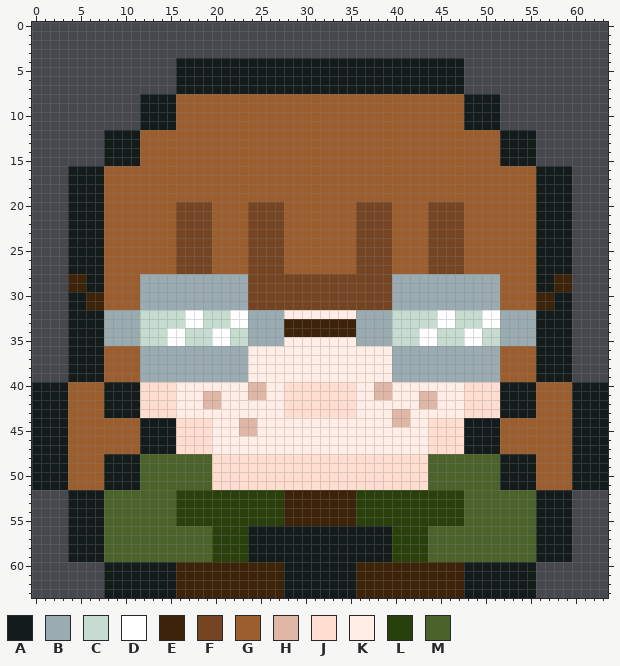
One commit to this pixel-art sprite: graphics/npcs/laura/move/1.png. The picture above is the old version.
The file is 64x64 pixels.
Palette (. is transparent): A #141b1b  B #9babb2  C #c7dcd0  D #ffffff  E #3d2309  F #754523  G #9c5e2f  H #e0b7a6  J #ffded1  K #ffede6  L #2a400c  M #4b632a
Pixels before (only the part around the change), first column x 0:
 0 ................................................................
 1 ................................................................
 2 ................................................................
 3 ................................................................
 4 ................AAAAAAAAAAAAAAAAAAAAAAAAAAAAAAAA................
 5 ................AAAAAAAAAAAAAAAAAAAAAAAAAAAAAAAA................
 6 ................AAAAAAAAAAAAAAAAAAAAAAAAAAAAAAAA................
 7 ................AAAAAAAAAAAAAAAAAAAAAAAAAAAAAAAA................
 8 ............AAAAGGGGGGGGGGGGGGGGGGGGGGGGGGGGGGGGAAAA............
 9 ............AAAAGGGGGGGGGGGGGGGGGGGGGGGGGGGGGGGGAAAA............
10 ............AAAAGGGGGGGGGGGGGGGGGGGGGGGGGGGGGGGGAAAA............
11 ............AAAAGGGGGGGGGGGGGGGGGGGGGGGGGGGGGGGGAAAA............
12 ........AAAAGGGGGGGGGGGGGGGGGGGGGGGGGGGGGGGGGGGGGGGGAAAA........
13 ........AAAAGGGGGGGGGGGGGGGGGGGGGGGGGGGGGGGGGGGGGGGGAAAA........
14 ........AAAAGGGGGGGGGGGGGGGGGGGGGGGGGGGGGGGGGGGGGGGGAAAA........
15 ........AAAAGGGGGGGGGGGGGGGGGGGGGGGGGGGGGGGGGGGGGGGGAAAA........
16 ....AAAAGGGGGGGGGGGGGGGGGGGGGGGGGGGGGGGGGGGGGGGGGGGGGGGGAAAA....
17 ....AAAAGGGGGGGGGGGGGGGGGGGGGGGGGGGGGGGGGGGGGGGGGGGGGGGGAAAA....
18 ....AAAAGGGGGGGGGGGGGGGGGGGGGGGGGGGGGGGGGGGGGGGGGGGGGGGGAAAA....
19 ....AAAAGGGGGGGGGGGGGGGGGGGGGGGGGGGGGGGGGGGGGGGGGGGGGGGGAAAA....
20 ....AAAAGGGGGGGGFFFFGGGGFFFFGGGGGGGGFFFFGGGGFFFFGGGGGGGGAAAA....
21 ....AAAAGGGGGGGGFFFFGGGGFFFFGGGGGGGGFFFFGGGGFFFFGGGGGGGGAAAA....
22 ....AAAAGGGGGGGGFFFFGGGGFFFFGGGGGGGGFFFFGGGGFFFFGGGGGGGGAAAA....
23 ....AAAAGGGGGGGGFFFFGGGGFFFFGGGGGGGGFFFFGGGGFFFFGGGGGGGGAAAA....
24 ....AAAAGGGGGGGGFFFFGGGGFFFFGGGGGGGGFFFFGGGGFFFFGGGGGGGGAAAA....
25 ....AAAAGGGGGGGGFFFFGGGGFFFFGGGGGGGGFFFFGGGGFFFFGGGGGGGGAAAA....
26 ....AAAAGGGGGGGGFFFFGGGGFFFFGGGGGGGGFFFFGGGGFFFFGGGGGGGGAAAA....
27 ....AAAAGGGGGGGGFFFFGGGGFFFFGGGGGGGGFFFFGGGGFFFFGGGGGGGGAAAA....
28 ....EEAAGGGGBBBBBBBBBBBBFFFFFFFFFFFFFFFFBBBBBBBBBBBBGGGGAAEE....
29 ....EEAAGGGGBBBBBBBBBBBBFFFFFFFFFFFFFFFFBBBBBBBBBBBBGGGGAAEE....
30 ....AAEEGGGGBBBBBBBBBBBBFFFFFFFFFFFFFFFFBBBBBBBBBBBBGGGGEEAA....
31 ....AAEEGGGGBBBBBBBBBBBBFFFFFFFFFFFFFFFFBBBBBBBBBBBBGGGGEEAA....
32 ....AAAABBBBCCCCCDDCCCDDBBBBKKKKKKKKBBBBCCCCCDDCCCDDBBBBAAAA....
33 ....AAAABBBBCCCCCDDCCCDDBBBBEEEEEEEEBBBBCCCCCDDCCCDDBBBBAAAA....
34 ....AAAABBBBCCCDDCCCDDCCBBBBEEEEEEEEBBBBCCCDDCCCDDCCBBBBAAAA....
35 ....AAAABBBBCCCDDCCCDDCCBBBBKKKKKKKKBBBBCCCDDCCCDDCCBBBBAAAA....
36 ....AAAAGGGGBBBBBBBBBBBBKKKKKKKKKKKKKKKKBBBBBBBBBBBBGGGGAAAA....
37 ....AAAAGGGGBBBBBBBBBBBBKKKKKKKKKKKKKKKKBBBBBBBBBBBBGGGGAAAA....
38 ....AAAAGGGGBBBBBBBBBBBBKKKKKKKKKKKKKKKKBBBBBBBBBBBBGGGGAAAA....
39 ....AAAAGGGGBBBBBBBBBBBBKKKKKKKKKKKKKKKKBBBBBBBBBBBBGGGGAAAA....
40 AAAAGGGGAAAAJJJJKKKKKKKKHHKKJJJJJJJJKKHHKKKKKKKKJJJJAAAAGGGGAAAA
41 AAAAGGGGAAAAJJJJKKKHHKKKHHKKJJJJJJJJKKHHKKKHHKKKJJJJAAAAGGGGAAAA
42 AAAAGGGGAAAAJJJJKKKHHKKKKKKKJJJJJJJJKKKKKKKHHKKKJJJJAAAAGGGGAAAA
43 AAAAGGGGAAAAJJJJKKKKKKKKKKKKJJJJJJJJKKKKHHKKKKKKJJJJAAAAGGGGAAAA
44 AAAAGGGGGGGGAAAAJJJJKKKHHKKKKKKKKKKKKKKKHHKKJJJJAAAAGGGGGGGGAAAA
45 AAAAGGGGGGGGAAAAJJJJKKKHHKKKKKKKKKKKKKKKKKKKJJJJAAAAGGGGGGGGAAAA
46 AAAAGGGGGGGGAAAAJJJJKKKKKKKKKKKKKKKKKKKKKKKKJJJJAAAAGGGGGGGGAAAA
47 AAAAGGGGGGGGAAAAJJJJKKKKKKKKKKKKKKKKKKKKKKKKJJJJAAAAGGGGGGGGAAAA
48 AAAAGGGGAAAAMMMMMMMMJJJJJJJJJJJJJJJJJJJJJJJJMMMMMMMMAAAAGGGGAAAA
49 AAAAGGGGAAAAMMMMMMMMJJJJJJJJJJJJJJJJJJJJJJJJMMMMMMMMAAAAGGGGAAAA
50 AAAAGGGGAAAAMMMMMMMMJJJJJJJJJJJJJJJJJJJJJJJJMMMMMMMMAAAAGGGGAAAA
51 AAAAGGGGAAAAMMMMMMMMJJJJJJJJJJJJJJJJJJJJJJJJMMMMMMMMAAAAGGGGAAAA
52 ....AAAAMMMMMMMMLLLLLLLLLLLLEEEEEEEELLLLLLLLLLLLMMMMMMMMAAAA....
53 ....AAAAMMMMMMMMLLLLLLLLLLLLEEEEEEEELLLLLLLLLLLLMMMMMMMMAAAA....
54 ....AAAAMMMMMMMMLLLLLLLLLLLLEEEEEEEELLLLLLLLLLLLMMMMMMMMAAAA....
55 ....AAAAMMMMMMMMLLLLLLLLLLLLEEEEEEEELLLLLLLLLLLLMMMMMMMMAAAA....
56 ....AAAAMMMMMMMMMMMMLLLLAAAAAAAAAAAAAAAALLLLMMMMMMMMMMMMAAAA....
57 ....AAAAMMMMMMMMMMMMLLLLAAAAAAAAAAAAAAAALLLLMMMMMMMMMMMMAAAA....
58 ....AAAAMMMMMMMMMMMMLLLLAAAAAAAAAAAAAAAALLLLMMMMMMMMMMMMAAAA....
59 ....AAAAMMMMMMMMMMMMLLLLAAAAAAAAAAAAAAAALLLLMMMMMMMMMMMMAAAA....
60 ........AAAAAAAAEEEEEEEEEEEEAAAAAAAAEEEEEEEEEEEEAAAAAAAA........
61 ........AAAAAAAAEEEEEEEEEEEEAAAAAAAAEEEEEEEEEEEEAAAAAAAA........
62 ........AAAAAAAAEEEEEEEEEEEEAAAAAAAAEEEEEEEEEEEEAAAAAAAA........
63 ........AAAAAAAAEEEEEEEEEEEEAAAAAAAAEEEEEEEEEEEEAAAAAAAA........
Once edited:
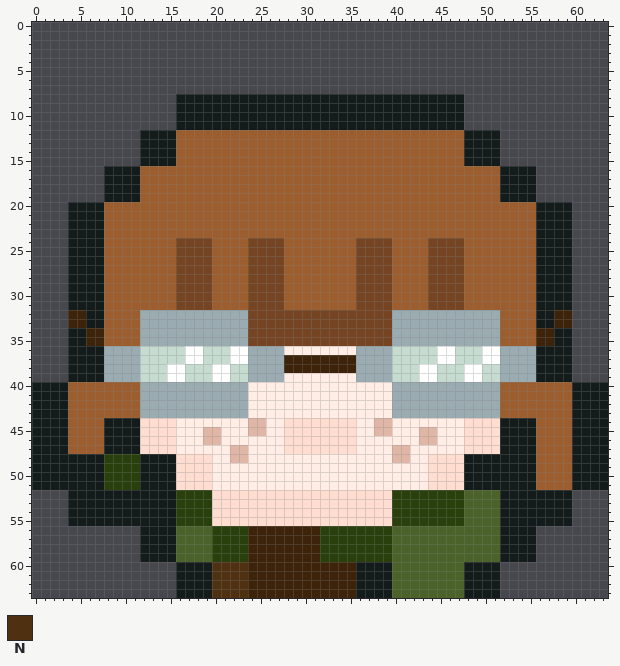
Colours new in this view: N #4f3011
Diff:
Changed rows in their new state; - is an unchanged pixel.
first column x 4:
 4 ------------................................------------
 5 ------------................................------------
 6 ------------................................------------
 7 ------------................................------------
 8 --------....AAAAAAAAAAAAAAAAAAAAAAAAAAAAAAAA....--------
 9 --------....AAAAAAAAAAAAAAAAAAAAAAAAAAAAAAAA....--------
10 --------....AAAAAAAAAAAAAAAAAAAAAAAAAAAAAAAA....--------
11 --------....AAAAAAAAAAAAAAAAAAAAAAAAAAAAAAAA....--------
12 ----....AAAA--------------------------------AAAA....----
13 ----....AAAA--------------------------------AAAA....----
14 ----....AAAA--------------------------------AAAA....----
15 ----....AAAA--------------------------------AAAA....----
16 ....AAAA----------------------------------------AAAA....
17 ....AAAA----------------------------------------AAAA....
18 ....AAAA----------------------------------------AAAA....
19 ....AAAA----------------------------------------AAAA....
20 ------------GGGG----GGGG--------GGGG----GGGG------------
21 ------------GGGG----GGGG--------GGGG----GGGG------------
22 ------------GGGG----GGGG--------GGGG----GGGG------------
23 ------------GGGG----GGGG--------GGGG----GGGG------------
first column x 4:
28 AA------GGGGFFFFGGGG----GGGGGGGG----GGGGFFFFGGGG------AA
29 AA------GGGGFFFFGGGG----GGGGGGGG----GGGGFFFFGGGG------AA
30 --AA----GGGGFFFFGGGG----GGGGGGGG----GGGGFFFFGGGG----AA--
31 --AA----GGGGFFFFGGGG----GGGGGGGG----GGGGFFFFGGGG----AA--
32 EE--GGGGBBBBBBBBBBBBFFFFFFFFFFFFFFFFBBBBBBBBBBBBGGGG--EE
33 EE--GGGGBBBBBBBBBBBBFFFFFFFFFFFFFFFFBBBBBBBBBBBBGGGG--EE
34 --EEGGGGBBBBBBBBBBBBFFFFFFFFFFFFFFFFBBBBBBBBBBBBGGGGEE--
35 --EEGGGGBBBBBBBBBBBBFFFFFFFFFFFFFFFFBBBBBBBBBBBBGGGGEE--
36 ----BBBBCCCCCDDCCCDDBBBB--------BBBBCCCCCDDCCCDDBBBB----
37 ----BBBBCCCCCDDCCCDDBBBBEEEEEEEEBBBBCCCCCDDCCCDDBBBB----
38 ----BBBBCCCDDCCCDDCCBBBBEEEEEEEEBBBBCCCDDCCCDDCCBBBB----
39 ----BBBBCCCDDCCCDDCCBBBB--------BBBBCCCDDCCCDDCCBBBB----
40 ----GGGGBBBBBBBBBBBBKK--KKKKKKKK--KKBBBBBBBBBBBBGGGG----
41 ----GGGGBBBBBBBBBBBBKK--KKKKKKKK--KKBBBBBBBBBBBBGGGG----
42 ----GGGGBBBBBBBBBBBB----KKKKKKKK----BBBBBBBBBBBBGGGG----
43 ----GGGGBBBBBBBBBBBB----KKKKKKKK----BBBBBBBBBBBBGGGG----
44 ----AAAAJJJJKKKK---K-H--JJJJJJJJ--HHKK--KKKKJJJJAAAA----
45 ----AAAAJJJJKKKHH--K-H--JJJJJJJJ--HH---HHKKKJJJJAAAA----
46 ----AAAAJJJJKKKHH-------JJJJJJJJ-------HHKKKJJJJAAAA----
47 ----AAAAJJJJKKKK--HH----JJJJJJJJ----HH--KKKKJJJJAAAA----
48 AAAALLLLAAAAJJJJKKHHKKKKKKKKKKKKKKKKHHKKJJJJAAAA--------
49 AAAALLLLAAAAJJJJKKKKKKKKKKKKKKKKKKKKKKKKJJJJAAAA--------
50 AAAALLLLAAAAJJJJKKKKKKKKKKKKKKKKKKKKKKKKJJJJAAAA--------
51 AAAALLLLAAAAJJJJKKKKKKKKKKKKKKKKKKKKKKKKJJJJAAAA--------
52 ----AAAAAAAA----JJJJJJJJJJJJJJJJJJJJ------------AAAA----
53 ----AAAAAAAA----JJJJJJJJJJJJJJJJJJJJ------------AAAA----
54 ----AAAAAAAA----JJJJJJJJJJJJJJJJJJJJ------------AAAA----
55 ----AAAAAAAA----JJJJJJJJJJJJJJJJJJJJ------------AAAA----
56 ........AAAA--------EEEEEEEELLLLLLLLMMMM--------AAAA....
57 ........AAAA--------EEEEEEEELLLLLLLLMMMM--------AAAA....
58 ........AAAA--------EEEEEEEELLLLLLLLMMMM--------AAAA....
59 ........AAAA--------EEEEEEEELLLLLLLLMMMM--------AAAA....
60 ----........AAAANNNN----EEEEEEEEAAAAMMMMMMMM----....----
61 ----........AAAANNNN----EEEEEEEEAAAAMMMMMMMM----....----
62 ----........AAAANNNN----EEEEEEEEAAAAMMMMMMMM----....----
63 ----........AAAANNNN----EEEEEEEEAAAAMMMMMMMM----....----
Boxes around the changes in both pictures, in picture pixels (x1, y1, x2, y2):
changed: (68, 58, 572, 238)
changed: (68, 274, 572, 598)
